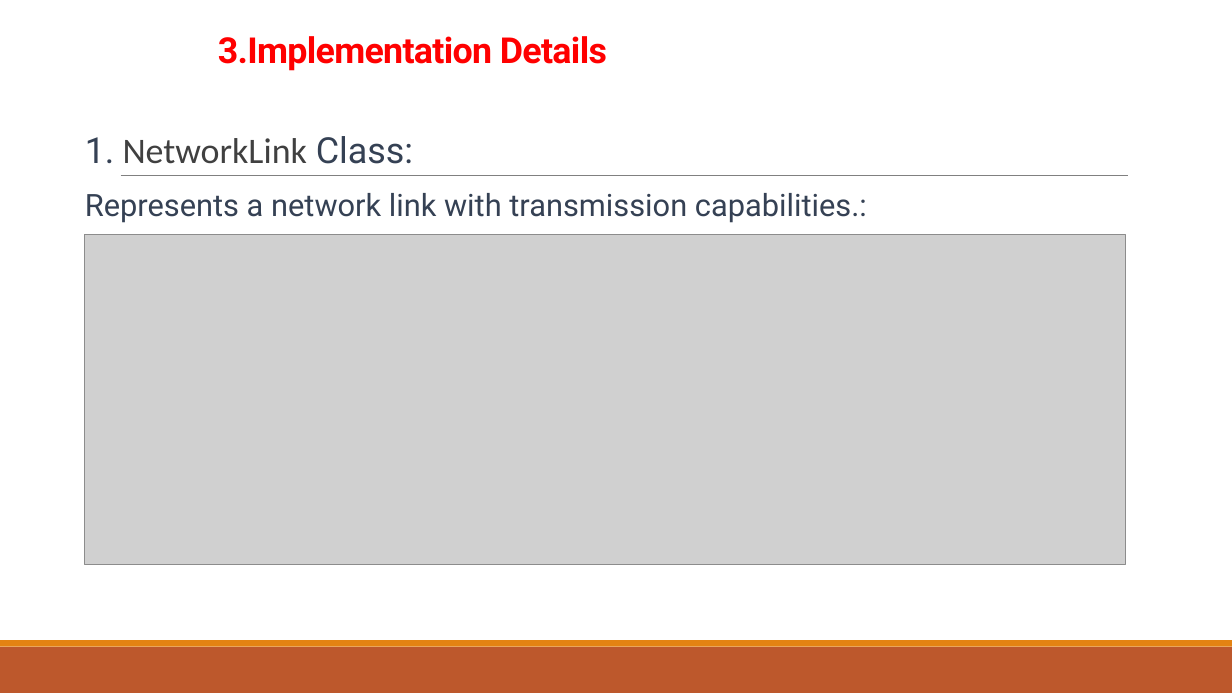
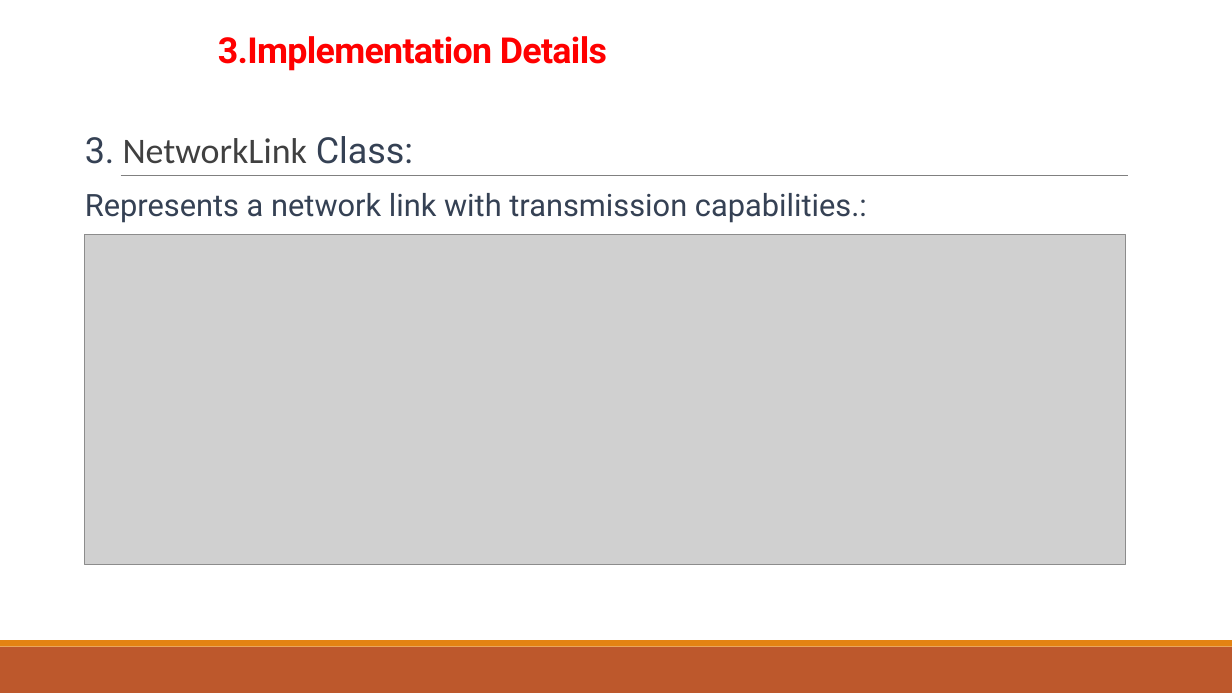
Before and after one commit to Thanoon12k/ROUTER-AQM-FIFO-CODEL-PIE-comparison, a slide deck: slide 12 of PIE.pptx. Drawn at 1232x693 pixels with LibreOffice and Linux fonts; fonts in the diff are those of the drawing; grey boxes stand for pictures. Boxes give left, top, right and bottom in pixels: in the first picture for what was removed or moved away, otherwise in the second. Text is boxed around its words. In the diff, an @@ line names an element or a change of style, - is before the commit and + after.

```diff
--- a/PIE.pptx
+++ b/PIE.pptx
@@ text at <box>85,136,413,164</box>: text changed @@
-1. NetworkLink Class:
+3. NetworkLink Class:
```
Also in this commit, not shown: 13 other slides changed, 4 slides added, 6 slides removed, 16 other files.
